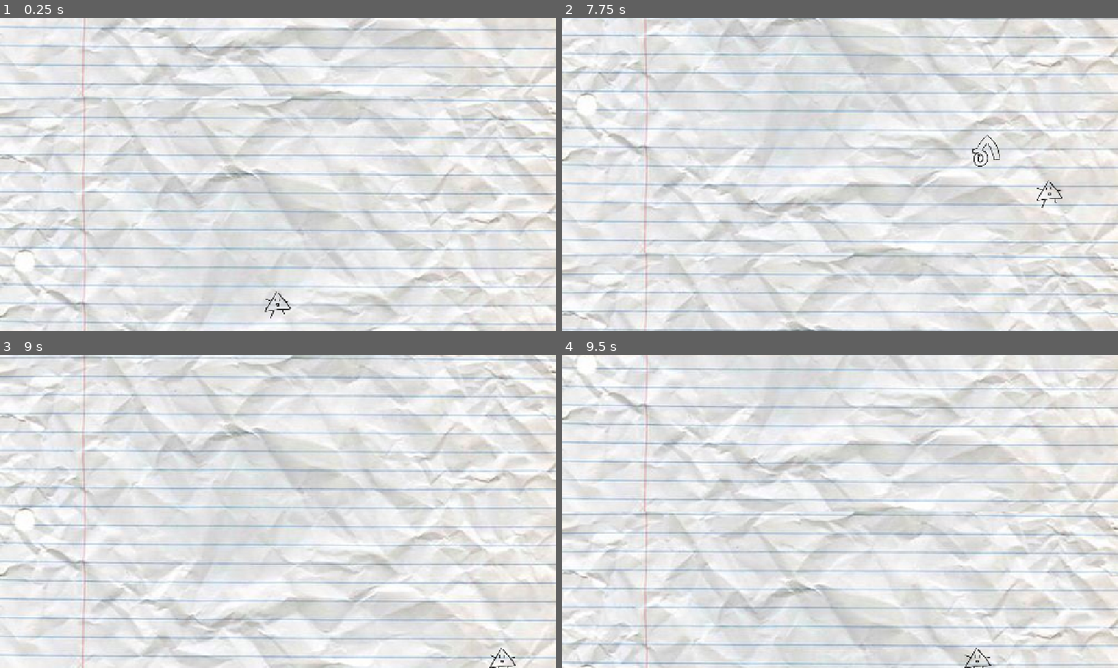
Above: before the commit, frames 1-4 (two rows, left to right).
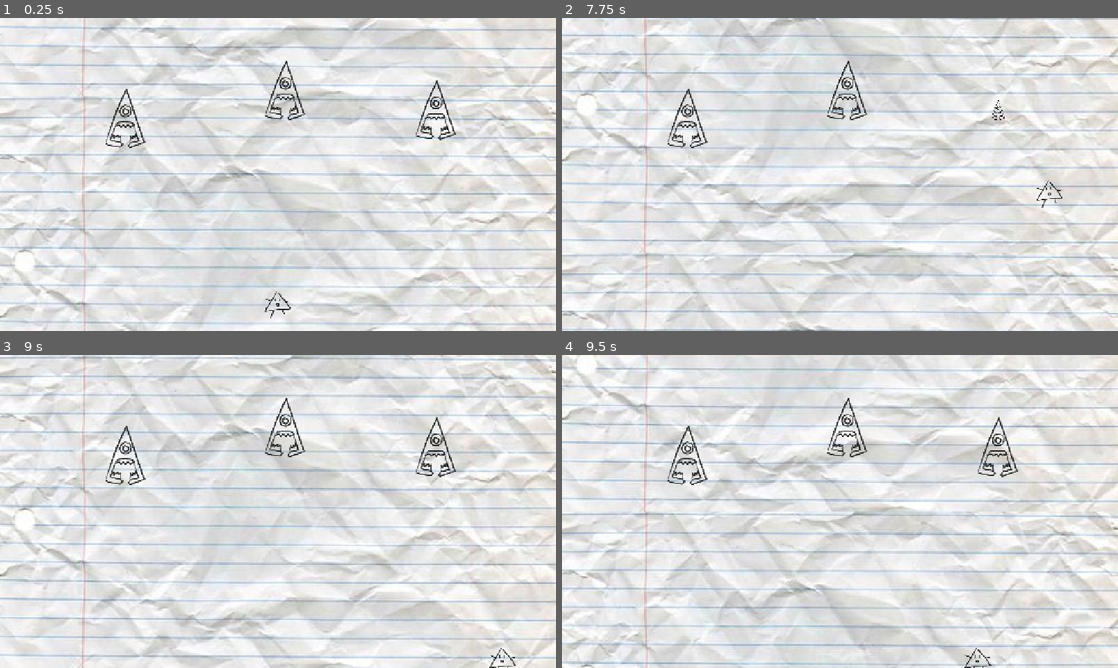
Above: after the commit, the same moments.

Repository: C3MenT/rough-sketch
Game: Godot game, scene res://resource/stage/stage.tscn
Two runs of this game, one before a commit and one after it. Both use one fixed random seed, a clock stepped at 60 frames per second and the inputs below. The project has no main scene, so this scene is started directly.
Inputs (mouse positions are in pixels of both pictures, inside the frame that each line leads up to):
- Up to frame 1 (0.25 s): no input
- Up to frame 2 (7.75 s): move the mouse to (962, 158) at 0.52 s; press the mouse at (962, 158) at 0.53 s; hold D (input_dir_right) 0.53-1.28 s; move the mouse to (728, 190) at 1.27 s; release the mouse at (728, 190) at 1.28 s; hold S (input_dir_down) 1.28-2.03 s; tap K (shoot) every 1.5 s from 1.35 to 7.35 s; move the mouse to (895, 105) at 2.02 s; press the mouse at (895, 105) at 2.03 s; hold D (input_dir_right) 2.03-2.78 s; move the mouse to (812, 237) at 2.77 s; release the mouse at (812, 237) at 2.78 s; hold W (input_dir_up) 2.78-3.53 s; move the mouse to (1006, 221) at 3.52 s; press the mouse at (1006, 221) at 3.53 s; hold A (input_dir_left) 3.53-5.03 s; move the mouse to (673, 127) at 4.27 s; release the mouse at (673, 127) at 4.28 s; move the mouse to (867, 174) at 5.02 s; press the mouse at (867, 174) at 5.03 s; hold S (input_dir_down) 5.03-5.78 s; move the mouse to (756, 96) at 5.77 s; release the mouse at (756, 96) at 5.78 s; hold D (input_dir_right) 5.78-6.53 s; move the mouse to (962, 158) at 6.52 s; press the mouse at (962, 158) at 6.53 s; hold W (input_dir_up) 6.53-7.28 s; move the mouse to (728, 190) at 7.27 s; release the mouse at (728, 190) at 7.28 s; hold D (input_dir_right) from 7.28 s (still down)
- Up to frame 3 (9 s): move the mouse to (333, 442) at 8.02 s; release D (input_dir_right) at 8.03 s; press the mouse at (333, 442) at 8.03 s; hold S (input_dir_down) 8.03-8.78 s; move the mouse to (250, 574) at 8.77 s; release the mouse at (250, 574) at 8.78 s; hold A (input_dir_left) from 8.78 s (still down); tap K (shoot) at 8.85 s
- Up to frame 4 (9.5 s): keep holding A (input_dir_left)

The runs differ from the first frame. In frame 1, 1.0% of the frame differs, in the area x 19-82%, y 13-42%; in frame 2, 0.8%; in frame 3, 1.0%; in frame 4, 1.0%.

Commit message:
Basic Interactions Update
- Added Basic Enemy and Projectile Interaction

Diff:
--- /dev/null
+++ b/resource/entity/mob/enemy/aaaaa/aaaaa.gd
@@ -0,0 +1,32 @@
+extends Enemy
+class_name AAAAA
+
+
+func _update(delta: float)->void:
+	pass
+
+
+func update_move(delta : float)->void:
+	pass
+
+
+func die()->void:
+	queue_free()
+
+func hurt()->void:
+
+	health -= 1
+
+	for i in range(5):
+		sprite.scale = Vector2(0.1, 0.1)
+		await(get_tree().create_timer(0.1).timeout)
+		sprite.scale = Vector2(0.3, 0.3)
+		await(get_tree().create_timer(0.1).timeout)
+
+
+func _on_hurtbox_area_entered(area: Area2D) -> void:
+	print_debug("Detected Collision")
+	if health > 0:
+		hurt()
+	else:
+		die()
--- a/resource/entity/mob/enemy/aaaaa/aaaaa.tscn
+++ b/resource/entity/mob/enemy/aaaaa/aaaaa.tscn
@@ -1,6 +1,7 @@
 [gd_scene format=3 uid="uid://cbtpvedqqayjp"]
 
 [ext_resource type="PackedScene" uid="uid://con3bw1mujh71" path="res://resource/entity/mob/enemy/enemy.tscn" id="1_8jncc"]
+[ext_resource type="Script" uid="uid://dbky8ki3lvqny" path="res://resource/entity/mob/enemy/aaaaa/aaaaa.gd" id="2_l0wmn"]
 [ext_resource type="Texture2D" uid="uid://bf5k8kyk6jq3k" path="res://resource/assets/sprite/mob/enemy/Anemy.png" id="2_liste"]
 
 [sub_resource type="ConvexPolygonShape2D" id="ConvexPolygonShape2D_l0wmn"]
@@ -10,7 +11,9 @@
 radius = 41.0
 height = 132.0
 
-[node name="AAAAA" unique_id=1837744156 instance=ExtResource("1_8jncc")]
+[node name="AAAAA" unique_id=1837744156 node_paths=PackedStringArray("sprite") instance=ExtResource("1_8jncc")]
+script = ExtResource("2_l0wmn")
+sprite = NodePath("Visuals/Sprite2D")
 
 [node name="CollisionShape2D" parent="." index="0" unique_id=1197325771]
 shape = SubResource("ConvexPolygonShape2D_l0wmn")
@@ -19,6 +22,12 @@
 scale = Vector2(0.3, 0.3)
 texture = ExtResource("2_liste")
 
-[node name="CollisionShape2D" type="CollisionShape2D" parent="Model/Hurtbox" parent_id_path=PackedInt32Array(200719921) index="0" unique_id=121195154]
+[node name="Hurtbox" parent="Model" parent_id_path=PackedInt32Array(1402979901) index="0" unique_id=200719921]
+collision_layer = 32
+collision_mask = 64
+
+[node name="CollisionShape2D" type="CollisionShape2D" parent="Model/Hurtbox" index="0" unique_id=121195154]
 shape = SubResource("CapsuleShape2D_vl7qt")
 debug_color = Color(0.3416949, 0.6214218, 0, 0.41960785)
+
+[connection signal="area_entered" from="Model/Hurtbox" to="." method="_on_hurtbox_area_entered"]
--- /dev/null
+++ b/resource/entity/mob/enemy/enemy.gd
@@ -0,0 +1,4 @@
+extends Mob
+class_name Enemy
+
+var health : int = 10
--- a/resource/entity/mob/enemy/enemy.tscn
+++ b/resource/entity/mob/enemy/enemy.tscn
@@ -1,7 +1,9 @@
 [gd_scene format=3 uid="uid://con3bw1mujh71"]
 
 [ext_resource type="PackedScene" uid="uid://hdtyrp8d8h2p" path="res://resource/entity/mob/mob.tscn" id="1_8g141"]
+[ext_resource type="Script" uid="uid://diwhfl5b3ukv0" path="res://resource/entity/mob/enemy/enemy.gd" id="2_fggdo"]
 
 [node name="Enemy" unique_id=1837744156 instance=ExtResource("1_8g141")]
+script = ExtResource("2_fggdo")
 
 [node name="Sprite2D" type="Sprite2D" parent="Visuals" parent_id_path=PackedInt32Array(729977157) index="0" unique_id=718268473]
--- a/resource/entity/mob/mob.gd
+++ b/resource/entity/mob/mob.gd
@@ -8,6 +8,10 @@
 ### ============================================================================
 ### References
 ### ============================================================================
+
+## Mob Sprite
+@export var sprite : Sprite2D
+
 
 ## Prototypes of Projectiles the Mob can use
 @export var projectile_prototypes : Dictionary
--- a/resource/entity/projectile/projectile.gd
+++ b/resource/entity/projectile/projectile.gd
@@ -95,3 +95,8 @@
 		# if a "world" collider is hit
 		if body.collision_layer == 1:
 			queue_free() # delete self
+
+
+
+func _on_hitbox_area_entered(area: Area2D) -> void:
+	queue_free()
--- a/resource/entity/projectile/projectile.tscn
+++ b/resource/entity/projectile/projectile.tscn
@@ -22,7 +22,7 @@
 
 [node name="Hitbox" type="Area2D" parent="Model" unique_id=1930855279]
 collision_layer = 64
-collision_mask = 0
+collision_mask = 48
 
 [node name="SoundPlayer" type="AudioStreamPlayer2D" parent="." unique_id=102415050]
 
--- a/resource/entity/projectile/projectile_vine.tscn
+++ b/resource/entity/projectile/projectile_vine.tscn
@@ -7,6 +7,10 @@
 [sub_resource type="CapsuleShape2D" id="CapsuleShape2D_2on8i"]
 radius = 30.0
 height = 76.0
+
+[sub_resource type="CapsuleShape2D" id="CapsuleShape2D_eqfsi"]
+radius = 37.0
+height = 96.0
 
 [node name="VineProjectile" unique_id=350827401 instance=ExtResource("1_6pea6")]
 collision_mask = 3
@@ -18,6 +22,10 @@
 scale = Vector2(0.2, 0.2)
 texture = ExtResource("2_eqfsi")
 
+[node name="Shape1" type="CollisionShape2D" parent="Model/Hitbox" parent_id_path=PackedInt32Array(1930855279) index="0" unique_id=921719036]
+shape = SubResource("CapsuleShape2D_eqfsi")
+debug_color = Color(1, 0, 0, 0.41960785)
+
 [node name="SoundPlayer" parent="." index="3" unique_id=102415050]
 stream = ExtResource("3_eqfsi")
 
@@ -25,3 +33,5 @@
 damage = 10
 max_speed = 300.0
 acceleration = 20.0
+
+[connection signal="area_entered" from="Model/Hitbox" to="." method="_on_hitbox_area_entered"]
--- a/resource/stage/stage.tscn
+++ b/resource/stage/stage.tscn
@@ -3,6 +3,7 @@
 [ext_resource type="Shader" uid="uid://byub43u4x3j0o" path="res://resource/assets/material/generic_scroll_shader.gdshader" id="1_1mkbo"]
 [ext_resource type="PackedScene" uid="uid://lp837ophqhbk" path="res://resource/entity/mob/player/player.tscn" id="2_1mkbo"]
 [ext_resource type="Texture2D" uid="uid://bi7w0nf8jqaxs" path="res://resource/assets/sprite/stage/crumpled_lined_paper.jpg" id="2_x4la6"]
+[ext_resource type="PackedScene" uid="uid://cbtpvedqqayjp" path="res://resource/entity/mob/enemy/aaaaa/aaaaa.tscn" id="4_lsomh"]
 
 [sub_resource type="ShaderMaterial" id="ShaderMaterial_lsomh"]
 shader = ExtResource("1_1mkbo")
@@ -28,8 +29,17 @@
 editor_description = "Entity section of the model layer is centered in the canvas such that (0,0) in entity space is the center of the screen."
 position = Vector2(640, 360)
 
-[node name="Player" parent="Model/Entities" unique_id=1837744156 instance=ExtResource("2_1mkbo")]
+[node name="AAAAA2" parent="Model/Entities" unique_id=1837744156 instance=ExtResource("4_lsomh")]
+position = Vector2(-351, -129)
+
+[node name="AAAAA3" parent="Model/Entities" unique_id=1259410618 instance=ExtResource("4_lsomh")]
+position = Vector2(364, -148)
+
+[node name="Player" parent="Model/Entities" unique_id=465325144 instance=ExtResource("2_1mkbo")]
 position = Vector2(0, 300)
+
+[node name="AAAAA" parent="Model/Entities" unique_id=414326783 instance=ExtResource("4_lsomh")]
+position = Vector2(17, -193)
 
 [node name="Boundary" type="StaticBody2D" parent="Model" unique_id=1664511909]
 collision_mask = 15
Not shown, added: resource/entity/mob/enemy/aaaaa/aaaaa.gd.uid
Not shown, added: resource/entity/mob/enemy/enemy.gd.uid
